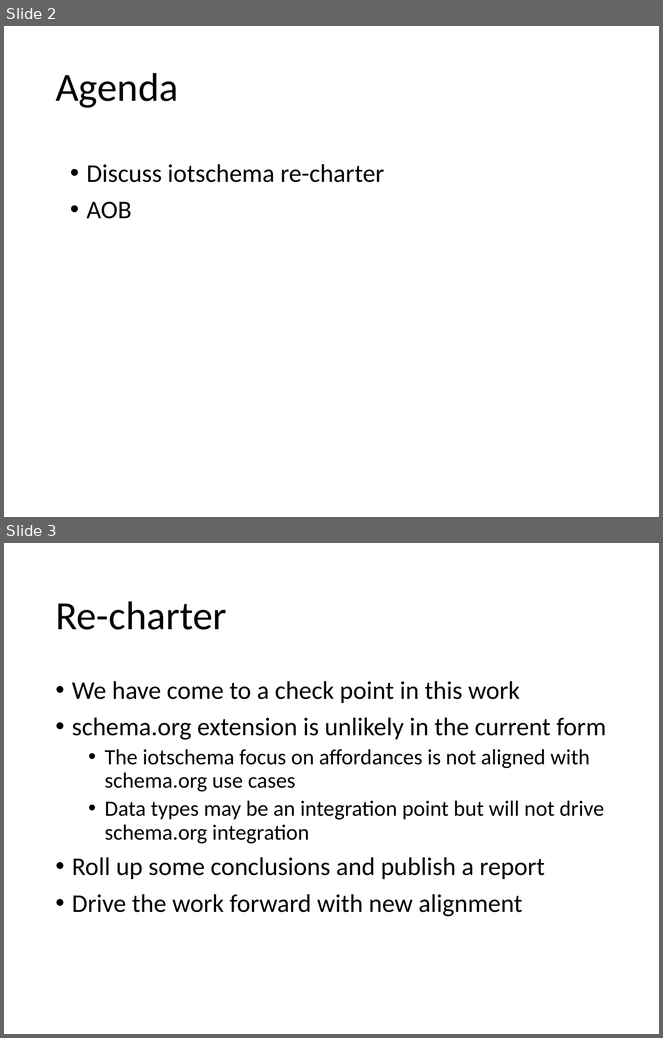
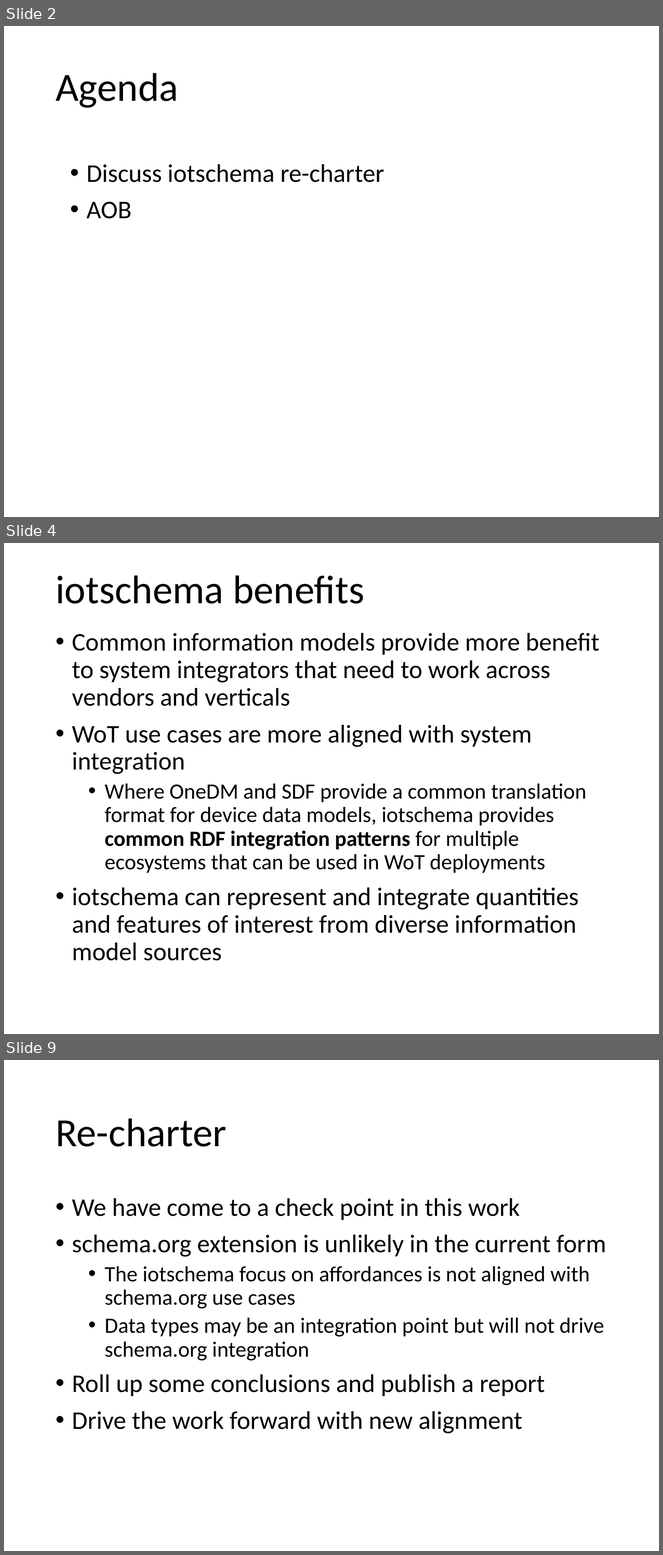
Before and after one commit to iot-schema-collab/teleconferences, a slide deck: iotschema-20210318.pptx. Shown one above the other, each under a label of ours: slides 2 and 3 before the commit, slides 2, 4 and 9 after it; the slides between them are not shown. The pictures are 663x1038 and 663x1555 pixels, drawn with LibreOffice and Linux fonts; fonts in the diff are those of the drawing. Boxes give left, top, right and bottom in pixels: in the first picture for what was removed or moved away, otherwise in the second. Text is boxed around its words. In the diff, an @@ line names an element or a change of style, - is before the commit and + after.

```diff
--- a/iotschema-20210318.pptx
+++ b/iotschema-20210318.pptx
@@ slide 4 added at bbox=[4, 543, 659, 1034], background #FFFFFF @@
@@ title added at bbox=[55, 575, 364, 604], 44 pt, text #000000 @@
+iotschema benefits
@@ text added at bbox=[72, 633, 600, 961], 28 pt, text #000000 @@
+• Common information models provide more benefit to system integrators that need to work across vendors and verticals
+• WoT use cases are more aligned with system integration
+  • Where OneDM and SDF provide a common translation format for device data models, iotschema provides common RDF integration patterns for multiple ecosystems that can be used in WoT deployments
+• iotschema can represent and integrate quantities and features of interest from diverse information model sources
@@ what was slide 3 is now slide 9 @@
```
Also in this commit, not shown: 1 slide changed, 7 other slides added, 1 other file.
